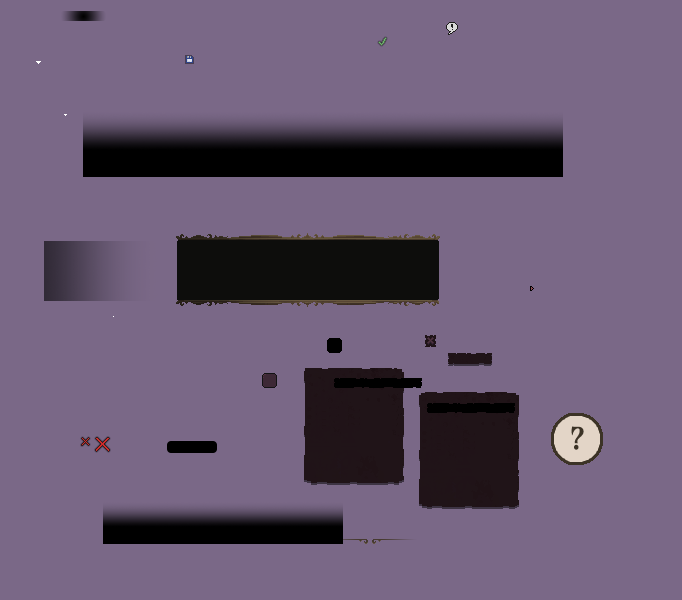
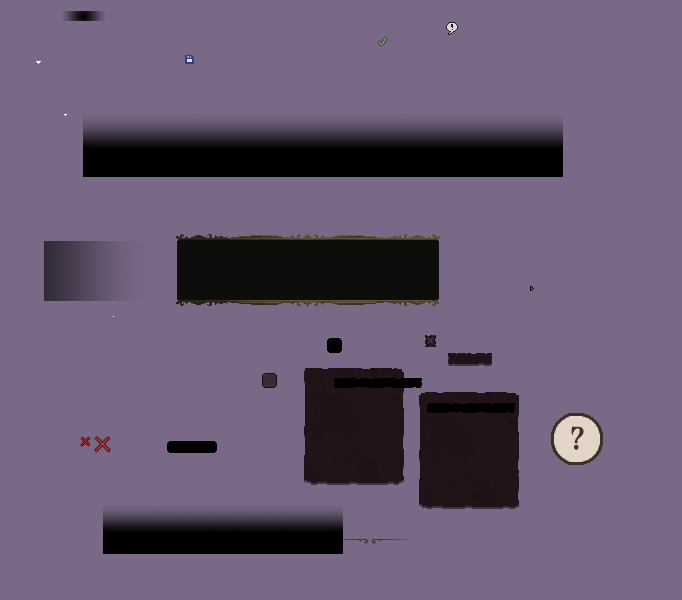
Layered file, before and after one edit (682x600). Changes by layer:
painted on "BottomGradient.png" over [103, 504, 343, 554]
